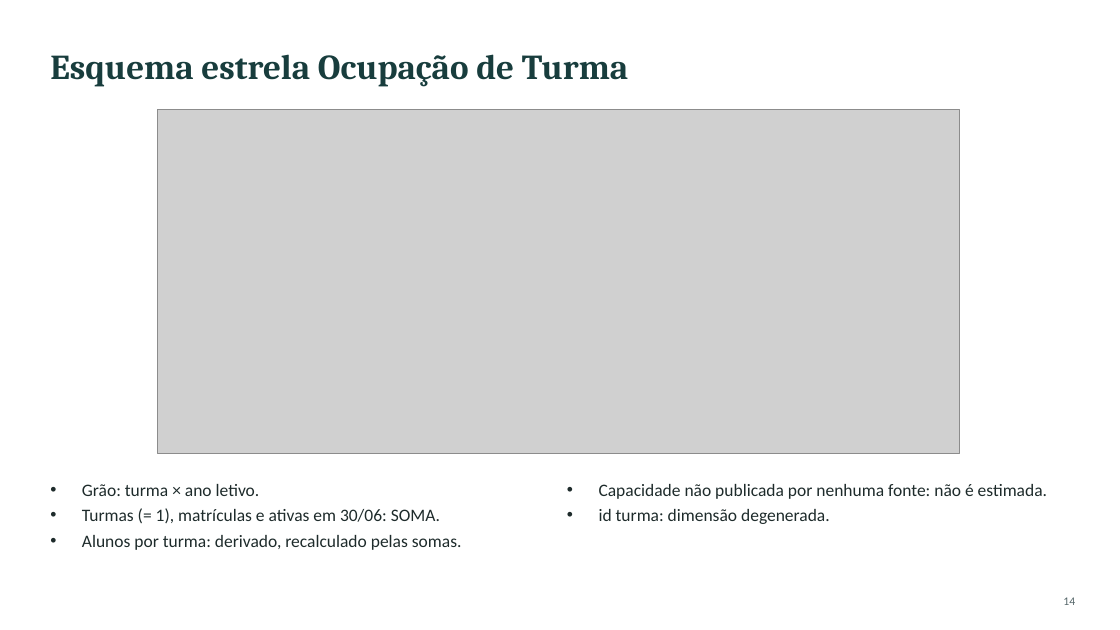
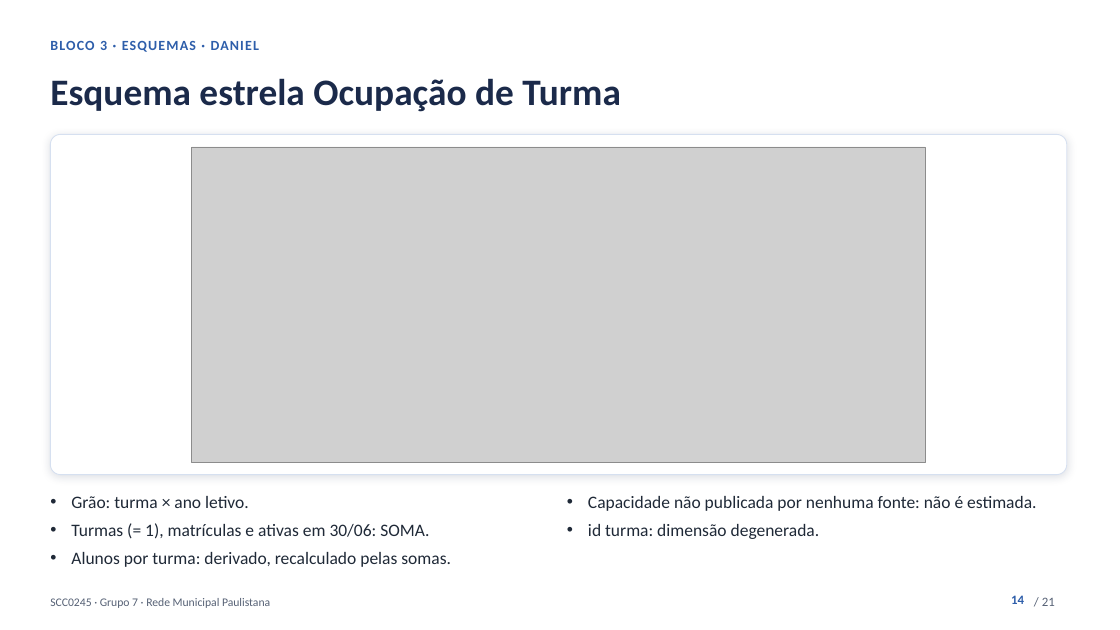
Before and after one commit to kevennlaranjeira/OLAP2026, a slide deck: slide 14 of docs/apresentacao/apresentacao-projeto1.pptx. Drawn at 1120x630 pixels with LibreOffice and Linux fonts; fonts in the diff are those of the drawing; grey boxes stand for pictures. Boxes give left, top, right and bottom in pixels: in the first picture for what was removed or moved away, otherwise in the second. Text is boxed around its words. In the diff, an @@ line names an element or a change of style, - is before the commit and + after.

Commit message:
docs(apresentacao): novo visual, número de página e animações (#4)
Slides com paleta única no tema, etiqueta de bloco e de quem apresenta, número de página, transição de esmaecimento e entrada em sequência dos cartões. Teste novo confere número de página, transição e animação.

```diff
--- a/docs/apresentacao/apresentacao-projeto1.pptx
+++ b/docs/apresentacao/apresentacao-projeto1.pptx
@@ text "Esquema estrela Ocupação de Turma": place and size @@
-text "Esquema estrela Ocupação de Turma" at box(50, 54, 628, 86)
+text "Esquema estrela Ocupação de Turma" at box(50, 78, 621, 112)
@@ text "Esquema estrela Ocupação de Turma" at box(50, 78, 621, 112): size 30 to 32 pt, font Cambria to Calibri, text colour #183D3D to #1B2A4A @@
@@ text added at box(50, 41, 259, 52), 12 pt, text #2E5EAA, bold @@
+BLOCO 3 · ESQUEMAS · DANIEL
@@ rounded rectangle added at box(50, 134, 1067, 475), fill #FFFFFF, outline #D6E0F0 0.75 pt @@
@@ picture: place and size @@
-picture at box(158, 109, 960, 454)
+picture at box(192, 147, 925, 462)
@@ text "Grão: turma × ano letivo.": place and size @@
-text "Grão: turma × ano letivo." at box(82, 484, 462, 550)
+text "Grão: turma × ano letivo." at box(71, 496, 451, 567)
@@ text "Grão: turma × ano letivo." at box(71, 496, 451, 567): text colour #1E2B2B to #1F2937; indent changed; more space between paragraphs @@
@@ text "Capacidade não publicada por nenhuma ..." at box(588, 496, 1036, 539): text colour #1E2B2B to #1F2937; indent changed; more space between paragraphs @@
@@ text "Capacidade não publicada por nenhuma ...": place and size @@
-text "Capacidade não publicada por nenhuma ..." at box(599, 484, 1047, 524)
+text "Capacidade não publicada por nenhuma ..." at box(588, 496, 1036, 539)
@@ text added at box(50, 598, 270, 608), 10 pt, text #566175 @@
+SCC0245 · Grupo 7 · Rede Municipal Paulistana
@@ page number: place and size @@
-page number at box(1063, 597, 1075, 605)
+page number at box(1011, 595, 1024, 604)
@@ page number at box(1011, 595, 1024, 604): size 10 to 11 pt, text colour #56676A to #2E5EAA, bold on; vertical alignment middle to top @@
@@ text added at box(1042, 597, 1055, 606), 11 pt, text #566175 @@
+/ 21
```
Also in this commit, not shown: 20 other slides changed, 4 other files.
